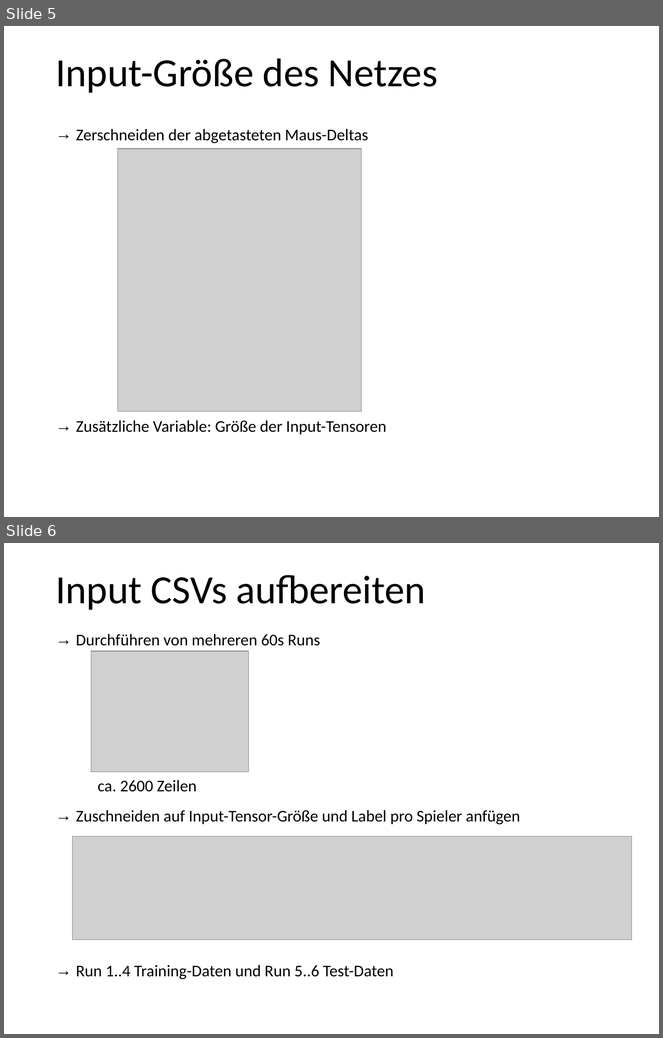
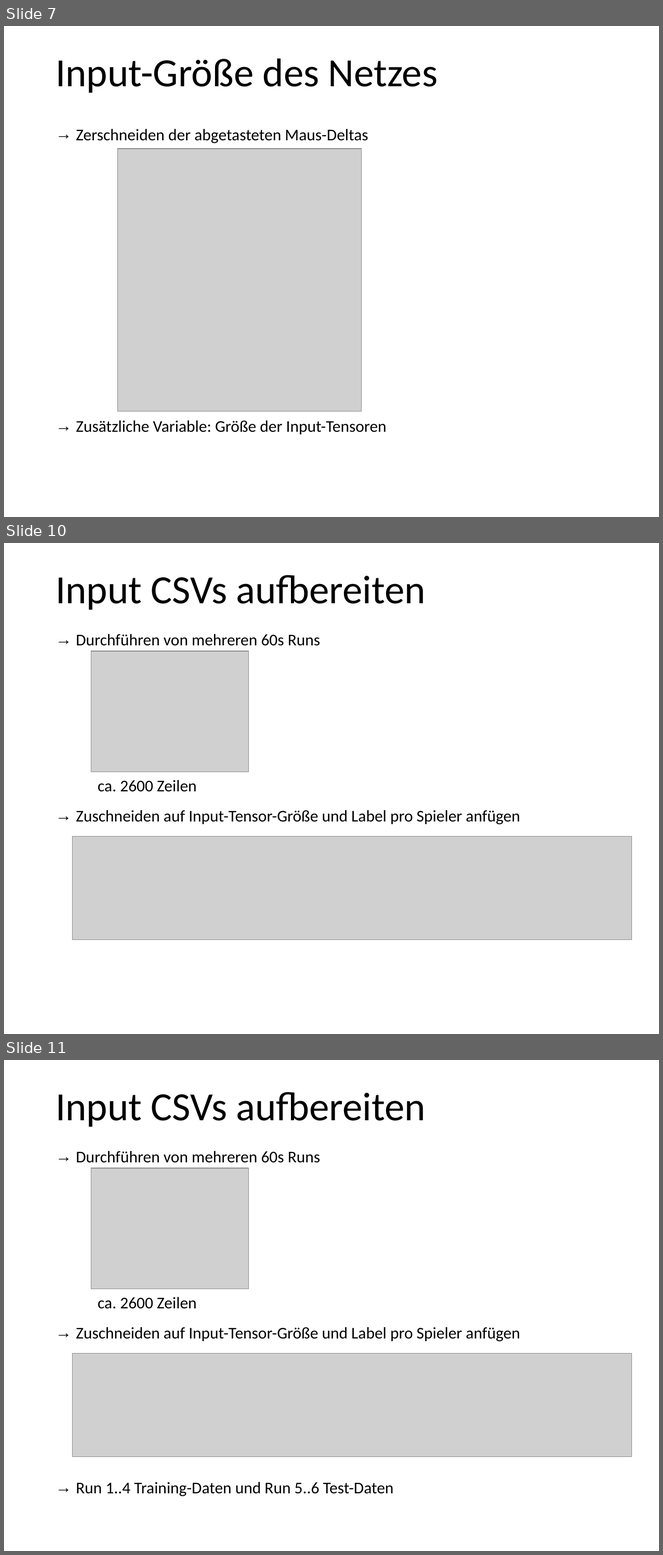
Before and after one commit to MeisterXYZ/UnrealTensor, a slide deck: presentation/PräsentationMuster.pptx. Shown one above the other, each under a label of ours: slides 5 and 6 before the commit, slides 7, 10 and 11 after it; the slides between them are not shown. The pictures are 663x1038 and 663x1555 pixels, drawn with LibreOffice and Linux fonts; fonts in the diff are those of the drawing; grey boxes stand for pictures. Boxes give left, top, right and bottom in pixels: in the first picture for what was removed or moved away, otherwise in the second. Text is boxed around its words. In the diff, an @@ line names an element or a change of style, - is before the commit and + after.

```diff
--- a/presentation/PräsentationMuster.pptx
+++ b/presentation/PräsentationMuster.pptx
@@ slide 10 added at (4,543,659,1034), background #FFFFFF @@
@@ title added at (55,575,426,610), 44 pt, text #000000 @@
+Input CSVs aufbereiten
@@ text added at (76,634,320,646), 18 pt, text #000000 @@
+→ Durchführen von mehreren 60s Runs
@@ picture added at (91,651,248,772) @@
@@ text added at (98,780,197,792), 18 pt, text #000000 @@
+ca. 2600 Zeilen
@@ text added at (76,810,520,825), 18 pt, text #000000 @@
+→ Zuschneiden auf Input-Tensor-Größe und Label pro Spieler anfügen
@@ picture added at (72,836,632,940) @@
@@ what was slide 5 is now slide 7 @@
@@ what was slide 6 is now slide 11 @@
```
Also in this commit, not shown: 2 slides changed, 5 other slides added, 3 other files.
